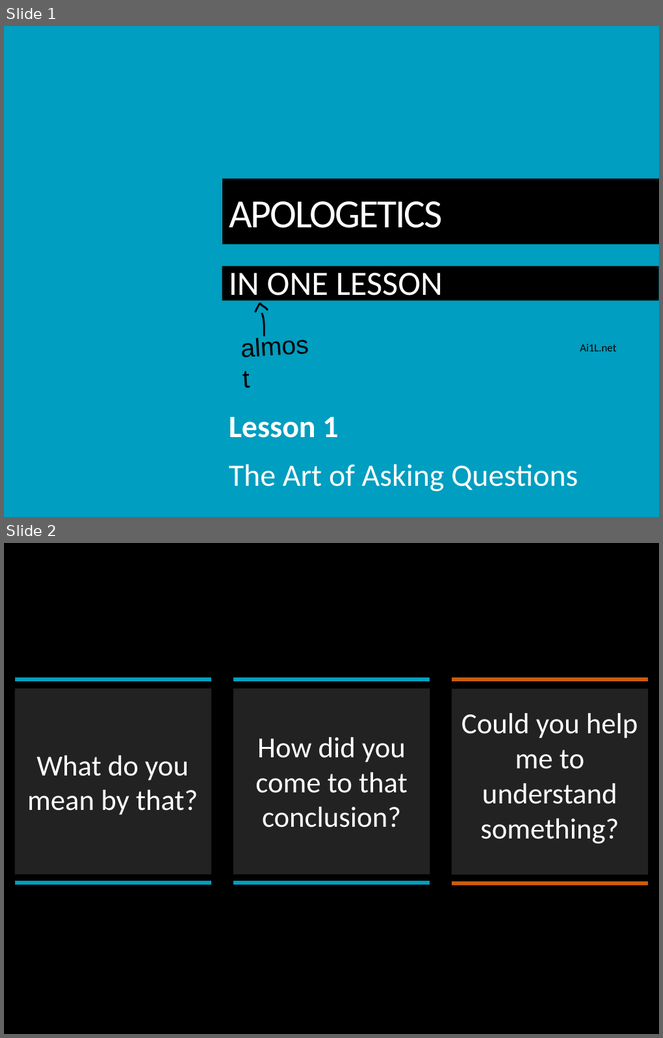
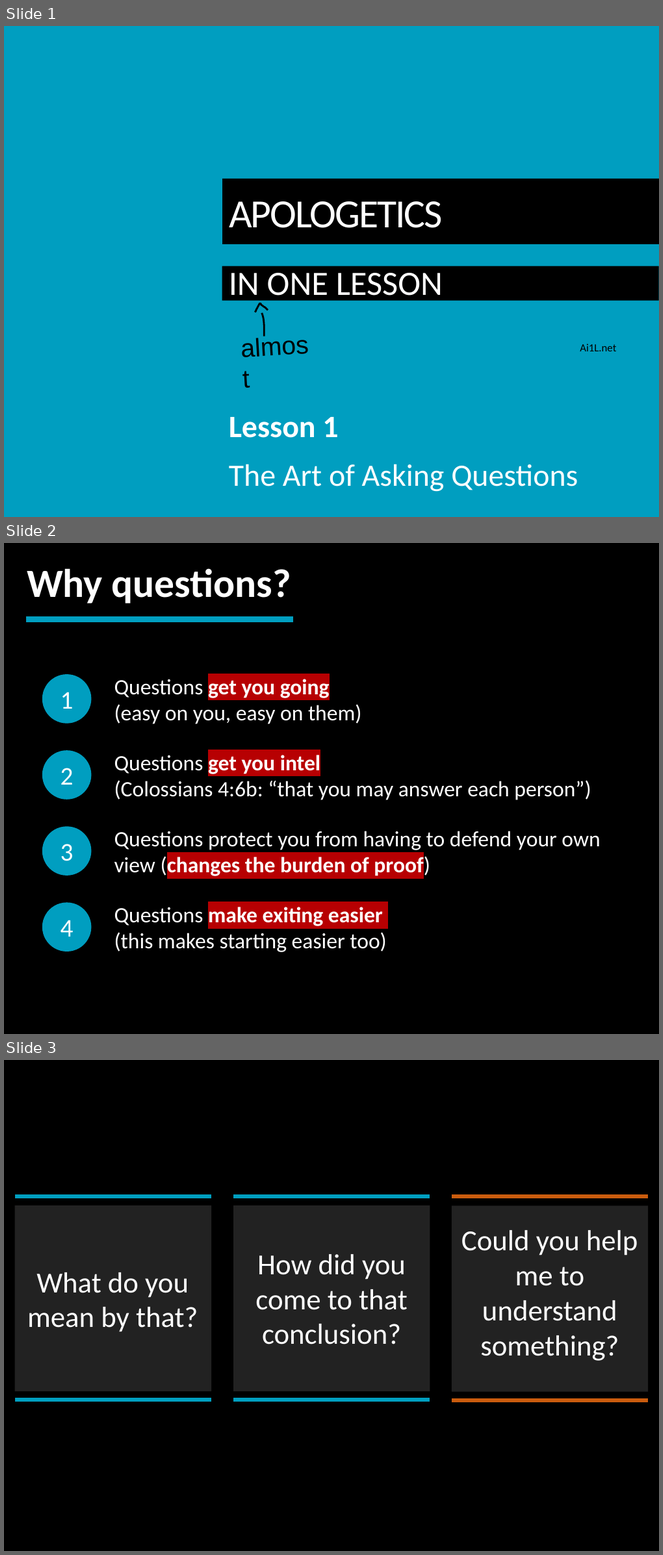
Before and after one commit to LukeMurphey/Ai1L, a slide deck: companion-website/public/files/1. Art of Asking Questions.pptx. Shown one above the other, each under a label of ours: slides 1 and 2 before the commit, slides 1, 2 and 3 after it. The pictures are 663x1038 and 663x1555 pixels, drawn with LibreOffice and Linux fonts; fonts in the diff are those of the drawing. Boxes give left, top, right and bottom in pixels: in the first picture for what was removed or moved away, otherwise in the second. Text is boxed around its words. In the diff, an @@ line names an element or a change of style, - is before the commit and + after.

Commit message:
Pushing slides

```diff
--- a/companion-website/public/files/1. Art of Asking Questions.pptx
+++ b/companion-website/public/files/1. Art of Asking Questions.pptx
@@ slide 2 added at (4,543,659,1034), background #000000 @@
@@ text added at (27,568,291,603), 44 pt, text #FFFFFF, bold @@
+Why questions?
@@ line added from (25, 620) to (294, 620), #009EC0 6 pt @@
@@ ellipse added at (42,674,91,723), fill #009EC0, 28 pt, text #FFFFFF @@
+1
@@ text added at (114,679,362,724), 24 pt, text #FFFFFF @@
+Questions get you going
+(easy on you, easy on them)
@@ ellipse added at (42,751,91,800), fill #009EC0, 28 pt, text #FFFFFF @@
+2
@@ text added at (114,755,591,800), 24 pt, text #FFFFFF @@
+Questions get you intel
+(Colossians 4:6b: “that you may answer each person”)
@@ ellipse added at (42,826,91,876), fill #009EC0, 28 pt, text #FFFFFF @@
+3
@@ text added at (114,831,600,878), 24 pt, text #FFFFFF @@
+Questions protect you from having to defend your own view (changes the burden of proof)
@@ ellipse added at (42,902,91,952), fill #009EC0, 28 pt, text #FFFFFF @@
+4
@@ text added at (114,907,387,953), 24 pt, text #FFFFFF @@
+Questions make exiting easier
+(this makes starting easier too)
@@ what was slide 2 is now slide 3 @@
```
Also in this commit, not shown: 19 other files.
